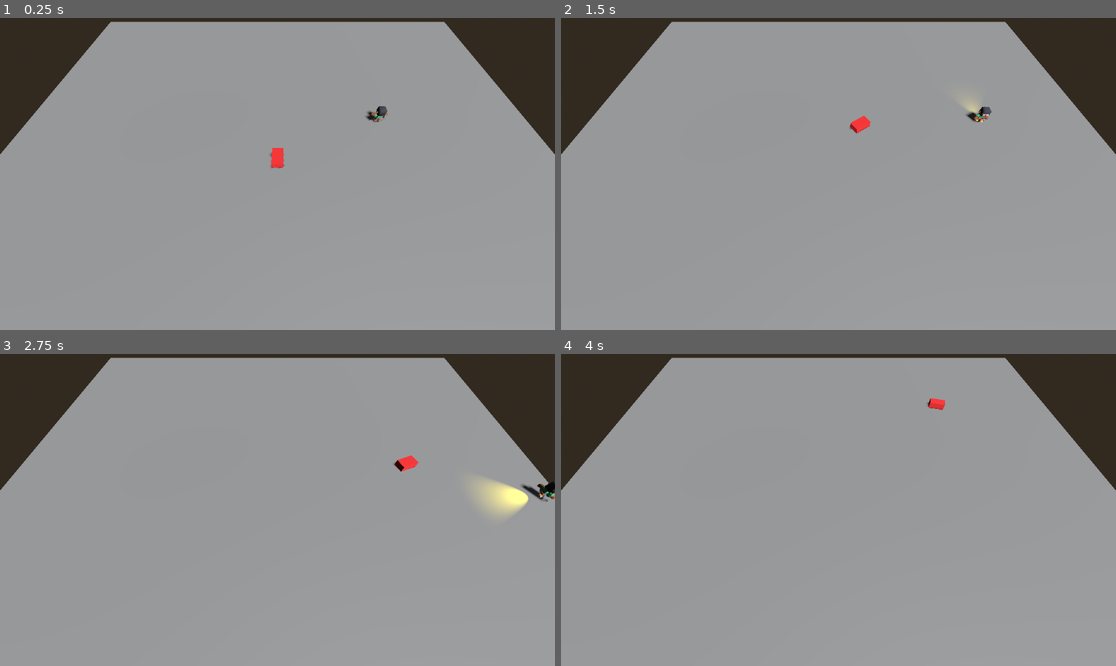
Above: before the commit, frames 1-4 (two rows, left to right).
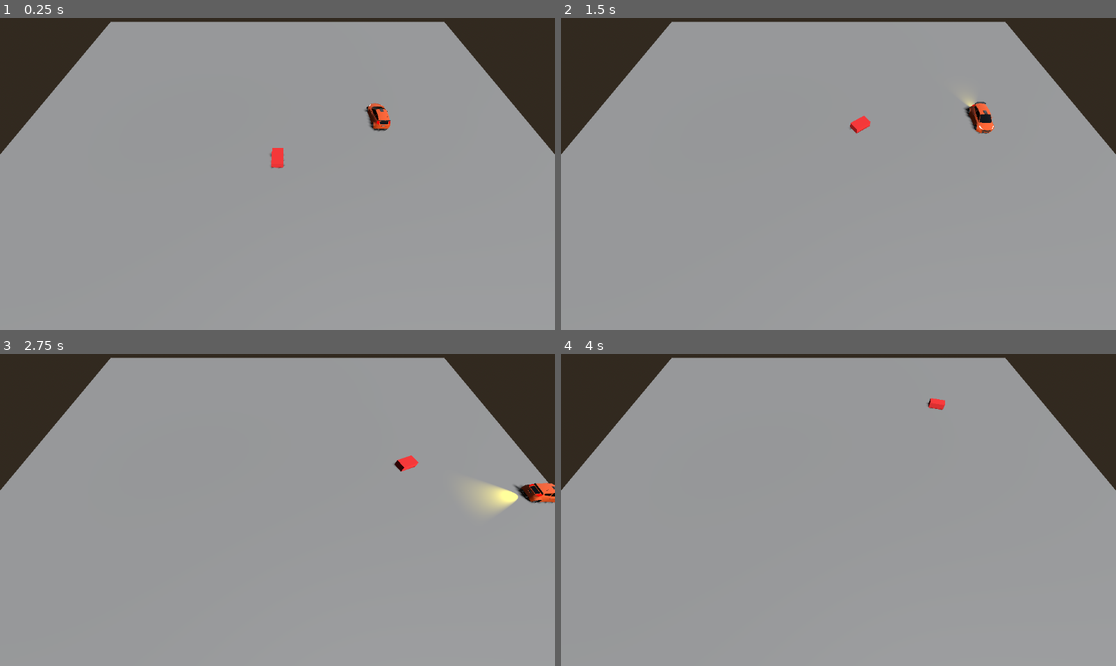
Above: after the commit, the same moments.

Repository: SamuelAlzateEducate/CustomVeloz
Game: Godot game, scene res://main.tscn
Same seed, same stepped clock (60 frames per second), same inputs: the game is played once before the commit and once after it.
Inputs:
- Up to frame 1 (0.25 s): no input
- Up to frame 2 (1.5 s): hold D (move_right) 0.53-1.28 s; hold Shift (correr) 0.53-1.28 s; hold S (move_down) from 1.28 s (still down); tap T at 1.35 s
- Up to frame 3 (2.75 s): release S (move_down) at 2.03 s; hold D (move_right) from 2.03 s (still down); hold Shift (correr) from 2.03 s (still down)
- Up to frame 4 (4 s): release D (move_right) at 2.78 s; release Shift (correr) at 2.78 s; hold W (move_up) 2.78-3.53 s; tap T at 2.85 s; hold A (move_left) from 3.53 s (still down); hold Shift (correr) from 3.53 s (still down)

The runs differ from the first frame. In frame 1, 0.3% of the frame differs, in the area x 65-71%, y 27-37%; in frame 2, 0.4%; in frame 3, 0.6%, in the area x 86-100%, y 40-52%; in frame 4, nothing differs.

Commit message:
feat: agregar modelos de carros y reemplazar personaje por carro del jugador

Diff:
--- a/luz_jugador.gd
+++ b/luz_jugador.gd
@@ -6,10 +6,10 @@
 # Cada faro es una instancia de este script; "lado" dice cuál es (-1 izquierdo, +1 derecho).
 
 @export var rango := 8.0 # m: hasta dónde alumbra
-@export var altura := 0.5 # m sobre los pies del jugador
+@export var altura := 0.65 # m sobre los pies del jugador
 @export var lado := 1.0 # -1 = faro izquierdo, +1 = faro derecho
-@export var separacion := 0.25 # m del centro del carro a cada faro
-@export var adelante := 0.5 # m por delante del centro (así la luz sale fuera del cuerpo)
+@export var separacion := 0.7 # m del centro del carro a cada faro
+@export var adelante := 2.0 # m por delante del centro (así la luz sale fuera del cuerpo)
 @export var inclinacion := 6.0 # grados hacia el piso (0 = horizontal)
 @export var probar_funciones := true # imprime las pruebas numéricas al empezar (solo el faro izquierdo)
 
--- a/personaje.tscn
+++ b/personaje.tscn
@@ -1,25 +1,24 @@
 [gd_scene format=3 uid="uid://bss3wrijjf7fg"]
 
 [ext_resource type="Script" uid="uid://cchv43eug6720" path="res://personaje.gd" id="1_ltgau"]
-[ext_resource type="PackedScene" uid="uid://bkmexfnojlmxi" path="res://personaje/character-male-a.glb" id="2_yppqc"]
+[ext_resource type="PackedScene" uid="uid://c41w2txrmtlif" path="res://Modelos_Carros/Carro_Jugador/rally.glb" id="2_rally"]
 [ext_resource type="Script" uid="uid://d0hpa3jyfjce1" path="res://nitro.gd" id="3_nitro"]
 
-[sub_resource type="CapsuleShape3D" id="Capsula"]
-radius = 0.35
-height = 1.75
+[sub_resource type="BoxShape3D" id="CarroForma"]
+size = Vector3(1.85, 1.4, 3.9)
 
 [node name="Personaje" type="CharacterBody3D" unique_id=2064895015 groups=["jugador"]]
 script = ExtResource("1_ltgau")
 
 [node name="CollisionShape3D" type="CollisionShape3D" parent="." unique_id=1553416075]
-transform = Transform3D(1, 0, 0, 0, 1, 0, 0, 0, 1, 0, 0.875, 0)
-shape = SubResource("Capsula")
+transform = Transform3D(1, 0, 0, 0, 1, 0, 0, 0, 1, 0, 0.7, -0.12)
+shape = SubResource("CarroForma")
 
-[node name="Modelo" parent="." unique_id=1138058297 instance=ExtResource("2_yppqc")]
-transform = Transform3D(-2.6, 0, 0, 0, 2.6, 0, 0, 0, -2.6, 0, 0, 0)
+[node name="Modelo" parent="." unique_id=1138058297 instance=ExtResource("2_rally")]
+transform = Transform3D(-1, 0, 0, 0, 1, 0, 0, 0, -1, 0, 0, 0)
 
 [node name="LuzNitro" type="SpotLight3D" parent="." unique_id=1942017732]
-transform = Transform3D(1, 0, 0, 0, 1, 0, 0, 0, 1, 0, 0.9, 0.6)
+transform = Transform3D(1, 0, 0, 0, 1, 0, 0, 0, 1, 0, 0.45, 1.95)
 light_color = Color(1, 0.91764706, 0, 1)
 light_energy = 0.0
 spot_range = 8.0
Binary file added: Modelos_Carros/Carro_Contrincante1/fenyr.glb
Binary file added: Modelos_Carros/Carro_Contrincante1/fenyr_texture-palette.png
Binary file added: Modelos_Carros/Carro_Contrincante2/italia.glb
Binary file added: Modelos_Carros/Carro_Contrincante2/italia_texture-palette.png
Binary file added: Modelos_Carros/Carro_Jugador/rally.glb
Binary file added: Modelos_Carros/Carro_Jugador/rally_texture-palette.png
